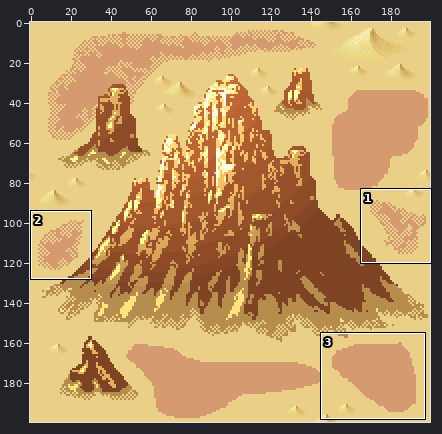
Edited in one commit: sprite sheet (assets/groundtile2.png). The first picture is a wide view before the edit; the outline marks the close-up.
Close-up. Earlier state:
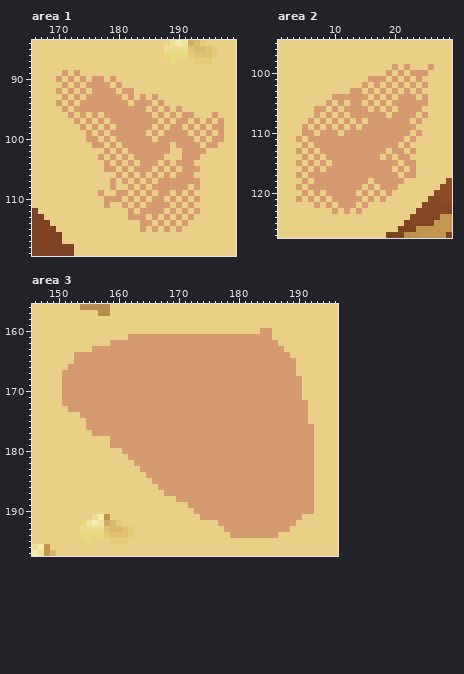
The file is 200x200 pixels. Colours within 5 levels of each other are drawn and written as one. Shown: area 1: x 166..199, y 84..119; area 2: x 1..29, y 95..127; area 3: x 146..196, y 156..197. The commit also changed other parts of the picture, which this record leaves out.
And afterwards:
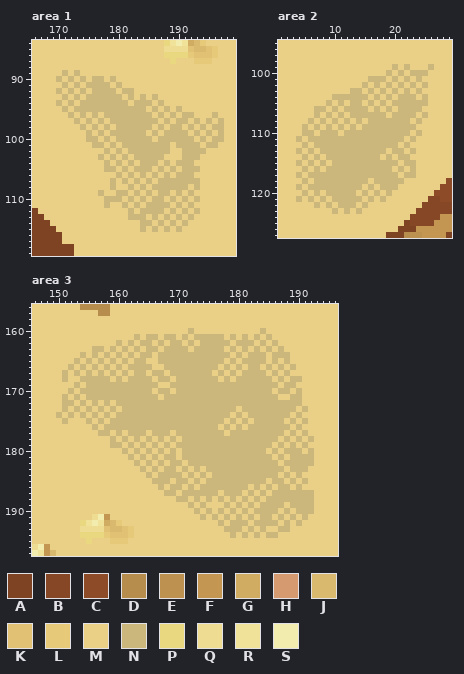
Palette (. is transparent): A #7d4323  B #854725  C #8d4b27  D #b78d4d  E #bd914f  F #c39652  G #cfac61  H #d59a70  J #d9b96d  K #e1c275  L #e6ca7a  M #e9d086  N #cbb77b  P #ead881  Q #eedc92  R #f1e299  S #f2edae
The exact change:
Changed rows in their new state; - is an unchanged pixel.
Area 1:
first column x 170:
 89 -N-N------------------------
 90 N-N-N-NN-N------------------
 91 -N-N-NNNN-N-----------------
 92 N-N-N-NNNN-NN---------------
 93 -N-N-NNNNNN-N-N-N-----------
 94 N-N-NNNNNNNN-NNN-N----------
 95 -N-NNNNNNNNNNNN-N-N-N-------
 96 --N-N-N-NNNNNNNN-N-N-NN---N-
 97 ---N-N-N-NNNNNNNN-N-NN-N-N-N
 98 ----N-N-N-NNNNNN-N-NN-N-N-NN
 99 -----N-N-NNNNNN-N-NNNN-N-N-N
100 -----NN-N-NNNNNN-NNNNNN-N-NN
101 ------NN-N-NNNNNNNN-NNNN-NN-
102 --------N-N-NNNNNNN--NNNN---
103 -------N-N-N-NNNNN---NNN----
104 --------N-N-N-NNN-N-NNN-----
105 --------NN-N-NNN-N-N-NNN----
106 ----------N-N-N-N-N-NNN-----
107 ---------N-N-N-N-NNNNNNN----
108 ---------N--N-N-NNNNNN-N----
109 -------N--NN-N-N-NN-N-N-----
110 --------NNN-N-N-NN-N-N-N----
111 --------N--N-N-NNNN-N-N-----
112 ------------N-NNNN-N-N-N----
113 ------------NNN-N-N-N-N-----
114 --------------NN-N-N-N------
115 --------------N-N-N-N-------
Area 2:
first column x 4:
 99 ----------------N-N---N
100 ---------------N-N-NNN-
101 ------------NNN-N-N-N--
102 -----------N-N-N-N-N-N-
103 ---------NN-N-N-N-N-N--
104 ------NNNNNN-N-N-NNN-N-
105 -----N-N-NN-N-N-NNNNNN-
106 ---NN-N-NNNN-N-N-NNNN--
107 ---N-N-N-NNNNNN-NNNN-N-
108 --N-N-N-N-N-NNNNNNN-N--
109 -N-N-N-N-N-NNNNNNNNN---
110 -NN-NNN-NNNNNNNNNNN-N--
111 N-NNNNNNNNNNNNNNNN-N---
112 -N-NNNNNNNNNNNNNN-N----
113 N-N-NNNNNNNNNNN-NN-N---
114 -N-N-NNNNNNNNN-N-NN----
115 N-N-N-NNNNNNNNNNN-NN---
116 -N-N-NNNNNNNNNNN-N-N---
117 N-NNNNNNNNNNNNNNN-NN---
118 -N-NNNNNNNNN-NNNNN-----
119 N-NNNNNNNNN-N-NNN------
120 -N-N-NNNNN-N-N-N-------
121 N-N-N-NNNNN-N-N--------
122 ---N-N-NNN-N-----------
123 ------N-N-N------------
Area 3:
first column x 150:
160 ----------------------N-----------NM-------
161 ------------MNMNNMNNMNMNNNNNMNMNMNMN-------
162 ---------MNMNMNNMNMNNMNMNNNNNMNNNMNMN------
163 ------NNMNMNMNMNNMNNNNMNNNNNMNMNMNMNMN-----
164 ---MNMNMNMNMNMNNMNNNNNNNNNNNNMNMNNNMNNN----
165 ---NMNMNMNMNMNNMMNNNNNNNNNNNMNMNNNNMNMNM---
166 --NMNMNMNMNMNNNNMMNNNNNNNNNMNMNMNNMNMNMN---
167 -NMNMNMNMNMNMNNMNNMNNNNNNNMNMNMNNNNMNMNM---
168 -NMMNNNNNMNMNNNNMNNMNNNNNNNMNMNNNNNNMNMNN--
169 -MMNMNNNNNNNNNNNNMMNNNNNNNNNNNNNNNNNNMNNM--
170 -MNMNNNNNNNNNNNNMNNMNNNNNNNNNNNNNNNNMNNMN--
171 -NMNMNNNNNNNNNNNNMNNNNNNNNNNNNNNNNNNNMMNN--
172 -NNMNMNMNMNNNNNNNNNNNNNNNNNNNNNNNNNNNNNNNM-
173 -NMNMNMNMNMNNNNNNNNNNNNNNNNNNNMNNNNNNNNNMN-
174 N-N-NMNMNMNNNNNNNNNNNNNNNNNNNMNMNNNNNNNMNM-
175 -N---NMNMNNNNNNNNNNNNNNNNNNNMNMNMNNNNNMNMN-
176 -----MNMNNNNNNNNNNNNNNNNNNNMNMNMNNNNNNNMNMM
177 ------MNNMNMNNNMNNNMNNNNNNNNMNNNNNNNNNMNMNM
178 ---------NMNMNMNMNMNMNNNNNNNNNNNNNNNNMNMNMN
179 ---------NNMNMNMNMNMNNNNNNNNNNNNNNNNMNMNMNM
180 -----------NMNMNMNMNMNNNNNNNNNNNNNNMNMNNNMN
181 ------------NMNMNMNNMNNNNNNNNNNNNNNNMNMNNNN
182 -------------NMNMNMNNMNNNNNNNNNNNNNNNMNNNNN
183 --------------NMNMNNMNMNMNNNNNNNNNNNNNMNNNM
184 ---------------NMNNNNMNMNMNNNNNNNNNNNMNMNMM
185 ----------------NNNMNNMNMNNNNNNNNNNMNNMNMNM
186 -----------------NMNNMNMNNNNNNNNMNMNMNNMNMM
187 ------------------NNMNNNNNNMNNNMNMNMNNNNNNN
188 --------------------NNMNMNMNMNMNMNMNNNNNNNN
189 ----------------------NMNMMMNMNMNMNNNNMNNNN
190 -----------------------NMNMNMNMNMNNNNMNMNNN
191 ------------------------NMNMNMNMNMNNMNMNMN-
192 ---------------------------NMNNNMNNNNMNMN--
193 ----------------------------NNNMNMNMMNN----
194 -----------------------------NMNMNMNN------
Changed places in both close-ups, as pixel boxes (x1, y1, x2, y2):
changed: (56, 70, 224, 232)
changed: (296, 64, 434, 214)
changed: (56, 328, 314, 538)
